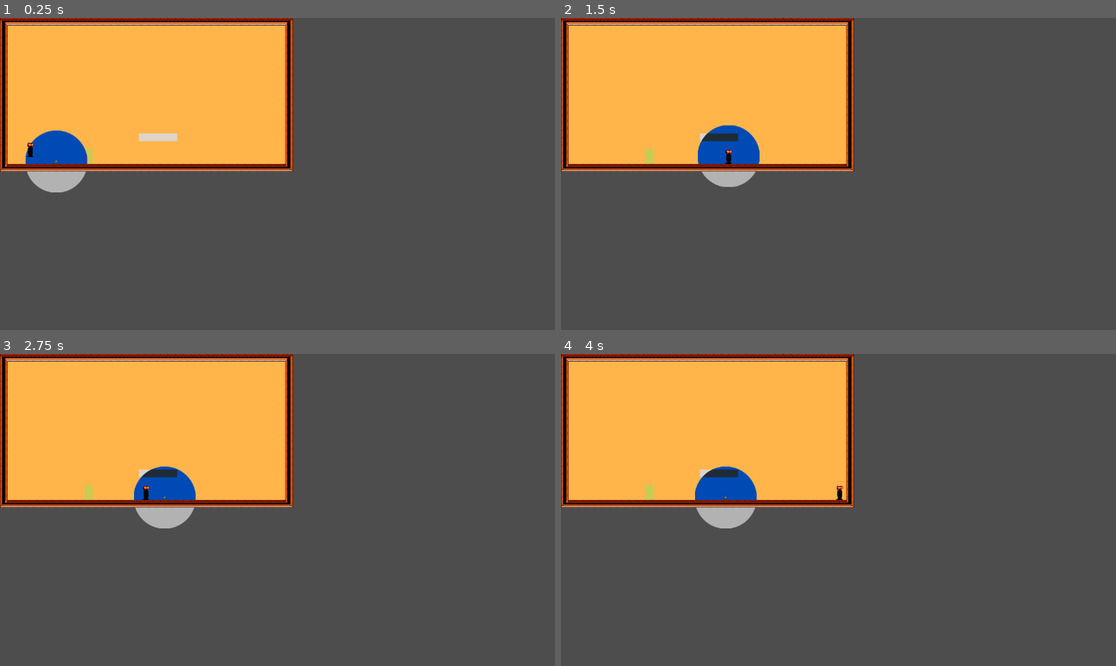
Above: before the commit, frames 1-4 (two rows, left to right).
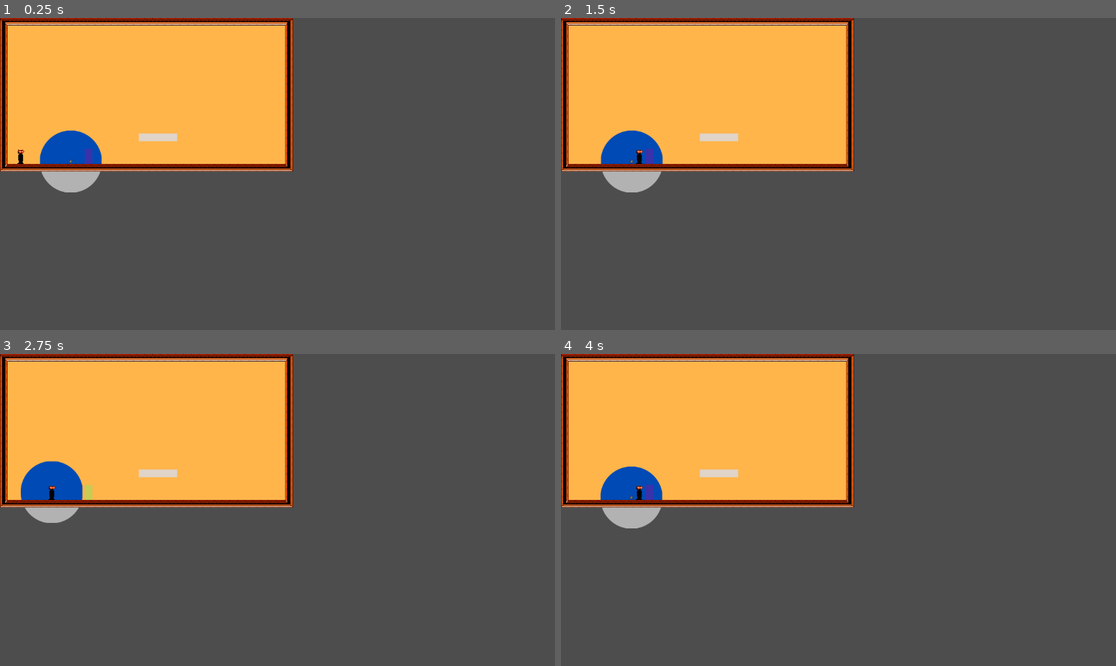
Above: after the commit, the same moments.

Repository: jeffman323/GGJ2026
Game: Godot game, scene res://Scenes/MainSceneIGuess.tscn
Same seed, same stepped clock (60 frames per second), same inputs: the game is played once before the commit and once after it. The engine's default icon, where the game draws it, is replaced by a stand-in: a white triangle on a blue panel in a dark square.
Inputs:
- Up to frame 1 (0.25 s): no input
- Up to frame 2 (1.5 s): tap Enter at 0.5 s; hold Right (ui_right) from 0.53 s (still down); tap Space at 0.77 s
- Up to frame 3 (2.75 s): tap Space at 1.52 s; release Right (ui_right) at 2.03 s; hold Left (ui_left) from 2.03 s (still down)
- Up to frame 4 (4 s): release Left (ui_left) at 2.78 s; hold Right (ui_right) from 2.78 s (still down); tap Space at 3.02, 3.77 s

The runs differ from the first frame. In frame 1, 1.0% of the frame differs, in the area x 3-19%, y 36-56%; in frame 2, 3.0%; in frame 3, 3.0%; in frame 4, 3.1%, in the area x 7-51%, y 36-56%.

Commit message:
movin test

Diff:
--- a/ggj-2026/Scenes/MainSceneIGuess.tscn
+++ b/ggj-2026/Scenes/MainSceneIGuess.tscn
@@ -986,7 +986,7 @@
 
 [node name="PlayerCharacter" type="CharacterBody2D" parent="."]
 z_index = 2
-position = Vector2(63, 244)
+position = Vector2(43, 264)
 collision_layer = 5
 collision_mask = 5
 script = ExtResource("4_cke1q")
@@ -1007,7 +1007,7 @@
 region_rect = Rect2(0, 0, 789.61, 800)
 
 [node name="TheORB" type="RigidBody2D" parent="."]
-position = Vector2(117, 289)
+position = Vector2(147, 288)
 collision_layer = 10
 collision_mask = 10
 script = ExtResource("8_ce8d2")
